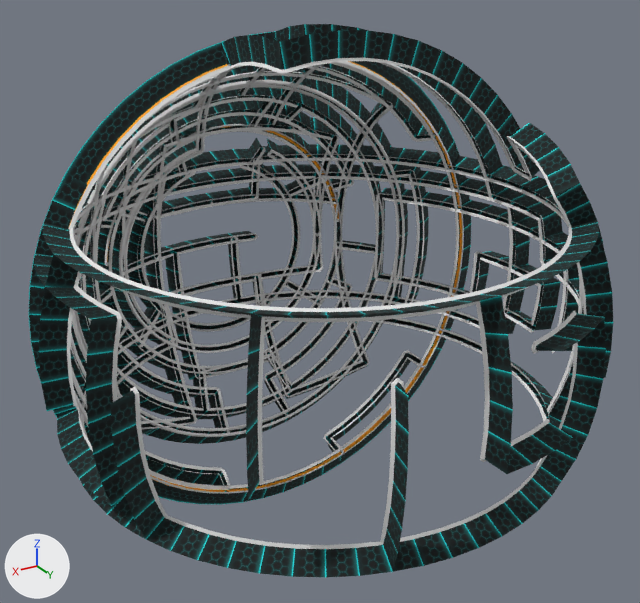
An edit to the FBX model Assets/_Scene_Content/Models/Walls/Sc01/Sc01.FBX, drawn before and after from the same camera.
The view is the same before and after, from a camera (50 mm lens) standing at (1.66, 2.75, 1.43) and looking at (0.0, -0.01, 0.05). The axes (+X, +Y, +Z) are drawn at lower left. The lights are the same throughout. Where no turn or scale is listed for an object, it has been applied to the vertices. Vertices at the same position are counted once.

In view in the first picture: 'Sc01_01', 'Sc01_02', 'Sc01_03', 'Sc01_04', 'Sc01_05', 'Sc01_06', 'Sc01_07', 'Sc01_08', 'Sc01_09'.
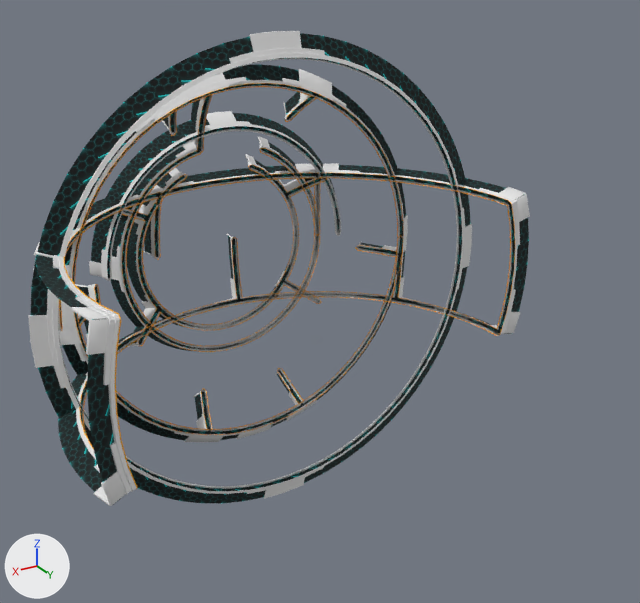
What changed in the scene script:
```text
Change mat_wallglow:
    add n3 = _N.new('ShaderNodeUVMap'); n3.name = 'UV Map'
    add n4 = _N.new('ShaderNodeMapping'); n4.name = 'Mapping'
    add n4.vector_type = 'TEXTURE'
    add n4.inputs[1].default_value = (1.0, 0.0, 0.0)  # 'Location'
    add n4.inputs[2].default_value = (0.0, 0.0, -90.0)  # 'Rotation'
    where n2 = _N.new('ShaderNodeTexImage'); n2.name = 'Image Texture'
    add _L.new(n3.outputs[0], n4.inputs[0])  # 'UV' to 'Vector'
    add _L.new(n4.outputs[0], n2.inputs[0])  # 'Vector' to 'Vector'
Change me_mesh_002:
    used by ob_sc01_04; parent = ob_sc01; location = (0.0, 0.0, -2.315); rotation_euler = (-3.142, 0.0, 0.0), in degrees (-180, 0, 0)
    remove me_mesh_002.from_pydata(...)  # 512 vertices, 416 faces; spans x -110.0..105.0, y -34.0..109.0, z -34.0..34.0
    add me_mesh_002.from_pydata(...)  # 2254 vertices, 2056 faces; spans x -110.0..104.0, y -110.0..34.0, z -35.0..35.0
    me_mesh_002 part 1: 14 vertices moved within x -99.0..96.0, y -20.0..20.0, z -32.0..32.0; 479 vertices removed from x -105.0..105.0, y -34.0..109.0, z -34.0..34.0; 2221 vertices added at x -108.0..104.0, y -110.0..34.0, z -35.0..35.0
    add me_mesh_002.materials.append(mat_trim)  # orange #ffaa00
Change me_mesh_005:
    remove me_mesh_005.from_pydata(...)  # 1061 vertices, 944 faces; spans x -0.91..0.91, y -0.97..-0.57, z -0.91..0.91
    add me_mesh_005.from_pydata(...)  # 2201 vertices, 1971 faces; spans x -0.89..0.89, y -0.96..-0.58, z -0.89..0.89
    me_mesh_005 part 5: 170 vertices moved from x -0.91..0.91, y -0.89..-0.58, z -0.91..0.91 to x -0.83..0.83, y -0.89..-0.58, z -0.83..0.83; 301 vertices removed from x -0.83..0.83, y -0.97..-0.58, z -0.83..0.89; 1441 vertices added at x -0.89..0.89, y -0.96..-0.58, z -0.89..0.89
    me_mesh_005 part 6: 45 faces spanning x -0.81..0.81, y -0.59, z -0.81..0.81 switch from mat_wallglow (picture img_hexagon_png) to mat_metal (white #e8e8e8)
    me_mesh_005 part 7: 109 faces spanning x -0.82..0.82, y -0.88..-0.58, z -0.82..0.82 switch from mat_metal (white #e8e8e8) to mat_trim (orange #ffaa00)
Change me_mesh:
    remove me_mesh.from_pydata(...)  # 979 vertices, 978 faces; spans x -1.05..1.05, y -0.89..-0.29, z -1.05..1.05
    add me_mesh.from_pydata(...)  # 1663 vertices, 1485 faces; spans x -1.05..1.05, y -0.89..-0.29, z -1.05..1.05
    me_mesh part 2: 8 vertices moved within x -1.02..1.02, y -0.34, z -1.02..1.02; 308 vertices removed from x -1.0..1.0, y -0.34..-0.29, z -1.0..1.0; 724 vertices added at x -1.05..1.05, y -0.34..-0.29, z -1.05..1.05
    me_mesh part 3: 28 vertices moved from x -0.6..0.6, y -0.83..-0.81, z 0.07..0.61 to x -0.6..0.6, y -0.83..-0.8, z 0.06..0.61; 104 vertices removed from x -0.64..0.64, y -0.89..-0.81, z 0.07..0.6; 372 vertices added at x -0.65..0.65, y -0.89..-0.8, z -0.01..0.65
    me_mesh part 4: 24 faces spanning x -0.72..0.72, y -0.83..-0.32, z -0.72..0.72 switch from mat_trim (orange #ffaa00) to mat_metal (white #e8e8e8)
Change me_mesh_003:
    remove me_mesh_003.from_pydata(...)  # 713 vertices, 580 faces; spans x -0.82..0.82, y -1.0..-0.65, z -0.82..0.82
    add me_mesh_003.from_pydata(...)  # 2923 vertices, 2646 faces; spans x -0.89..0.89, y -1.01..-0.58, z -0.89..0.89
    me_mesh_003 part 8: a new loose piece of 222 vertices spanning x -0.89..0.89, y -0.82..-0.59, z -0.89..0.89, in mat_wallglow
    me_mesh_003 part 9: 94 vertices moved within x -0.52..0.52, y -0.93..-0.76, z -0.42..0.61; 447 vertices removed from x -0.82..0.82, y -1.0..-0.65, z -0.82..0.82; 2435 vertices added at x -0.89..0.89, y -1.01..-0.58, z -0.87..0.85
    add me_mesh_003.materials.append(mat_trim)  # orange #ffaa00
Remove ob_sc01_03:
    ob_sc01_03 = bpy.data.objects.new('Sc01_03', me_mesh_007)
Remove ob_sc01_07:
    ob_sc01_07 = bpy.data.objects.new('Sc01_07', me_mesh_008)
Change ob_sc01_04:
    remove ob_sc01_04.parent = ob_sc01
    ob_sc01_04.rotation_euler: (-3.142, 0.0, 0.0) -> (0.0, 0.0, 0.0)  # degrees (-180, 0, 0) -> degrees (0, 0, 0)
    ob_sc01_04.location: (0.0, 0.0, -2.315) -> (0.0, 0.0, 0.0)
    ob_sc01_04.scale: (1.0, 1.0, 1.0) -> (0.01, 0.01, 0.01)
Remove ob_sc01_06:
    ob_sc01_06 = bpy.data.objects.new('Sc01_06', me_mesh_006)
Remove ob_sc01_08:
    ob_sc01_08 = bpy.data.objects.new('Sc01_08', me_mesh_004)
Remove ob_sc01_09:
    ob_sc01_09 = bpy.data.objects.new('Sc01_09', me_mesh_001)
```

Boxes [x1, y1, x2, y2] around the edits, measured in the pictures (640 x 603 px):
'Sc01_09', deleted
    before: [39, 144, 613, 577]
'Sc01_01', surface changed, reshaped
    before: [29, 31, 471, 505]
    after: [28, 31, 472, 504]
'Sc01_04', surface changed, reshaped, moved, rescaled, turned
    before: [35, 164, 530, 506]
    after: [33, 163, 530, 506]
'Sc01_05', surface changed, reshaped (14% wider, 14% taller)
    before: [78, 87, 384, 419]
    after: [59, 64, 408, 442]
'Sc01_08', deleted
    before: [29, 63, 471, 502]
'Sc01_06', deleted
    before: [106, 24, 604, 374]
'Sc01_02', surface changed, reshaped
    before: [71, 75, 408, 444]
    after: [61, 70, 408, 440]
'Sc01_07', deleted
    before: [112, 32, 339, 380]
'Sc01_03', deleted
    before: [86, 65, 393, 434]
part 2 of me_mesh, built on
    before: [29, 31, 471, 505]
    after: [28, 31, 472, 504]
part 3 of me_mesh, built on
    before: [105, 124, 341, 266]
    after: [89, 111, 341, 281]
part 4 of me_mesh, recoloured
    before: [108, 126, 413, 391]
    after: [328, 188, 340, 219]
part 5 of me_mesh_005, built on
    before: [71, 75, 408, 443]
    after: [61, 70, 408, 440]
part 6 of me_mesh_005, recoloured
    before: [75, 76, 405, 444]
part 7 of me_mesh_005, recoloured
    before: [74, 81, 404, 437]
    after: [74, 88, 403, 435]
part 8 of me_mesh_003, added (black)
    after: [62, 64, 406, 440]
part 9 of me_mesh_003, built on
    before: [78, 87, 384, 419]
    after: [59, 69, 408, 442]
